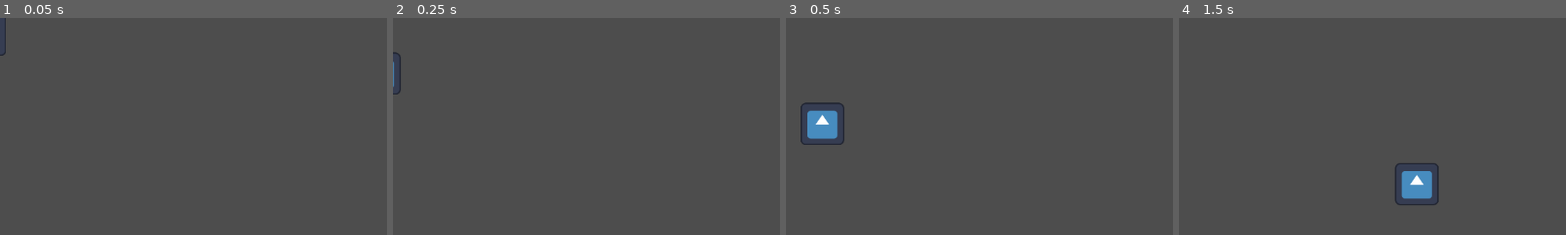
Above: before the commit, frames 1-4 (left to right).
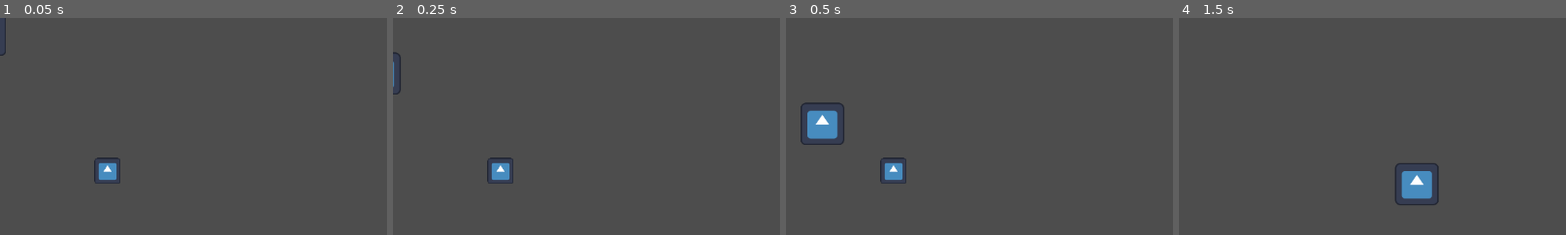
Above: after the commit, the same moments.

Repository: HalfdanBrage/nordicGame
Game: Godot game, scene res://Levels/test-level-0.tscn
Same seed, same stepped clock (60 frames per second), same inputs: the game is played once before the commit and once after it. The engine's default icon, where the game draws it, is replaced by a stand-in: a white triangle on a blue panel in a dark square.
Inputs:
- Up to frame 1 (0.05 s): no input
- Up to frame 2 (0.25 s): no input
- Up to frame 3 (0.5 s): no input
- Up to frame 4 (1.5 s): tap Space (shoot, bound only after the commit) at 0.6, 1.35 s
The pictures show only the part of the screen within x 15-65%, y 26-76%; the shares and areas given below are measured in that part.

The runs differ from the first frame. In frame 1, 0.5% of the frame differs, in the area x 24-32%, y 64-77%; in frame 2, 0.5%; in frame 3, 0.5%; in frame 4, nothing differs.

Commit message:
init player movement

Diff:
--- a/Entities/Bullet/Bullet.gd
+++ b/Entities/Bullet/Bullet.gd
@@ -1,6 +1,10 @@
 extends AnimatableBody2D
 
+
 var velocity: Vector2 = Vector2(-5, 5)
+
+func _ready():
+	Levelmanager._bullet = self
 
 # Called every frame. 'delta' is the elapsed time since the previous frame.
 func _physics_process(delta):
--- /dev/null
+++ b/Entities/player.gd
@@ -0,0 +1,12 @@
+extends Node2D
+
+
+func _ready():
+	Levelmanager._player = self
+
+func _input(event):
+	if Input.is_action_just_pressed("shoot"):
+		print("Space pressed")
+		position = Levelmanager._bullet.position
+		print("Player pos: " + str(Levelmanager._player.position.x) + ", " + str(Levelmanager._player.position.y))
+		print("Enemy pos: " + str(Levelmanager._bullet.position.x) + ", " + str(Levelmanager._bullet.position.y))
--- /dev/null
+++ b/Entities/player.tscn
@@ -0,0 +1,21 @@
+[gd_scene load_steps=4 format=3 uid="uid://cdqpvbpn81brl"]
+
+[ext_resource type="Texture2D" uid="uid://bnfcc2ttwo4yc" path="res://icon.svg" id="1_gcq63"]
+[ext_resource type="Script" path="res://Entities/player.gd" id="1_xfn0h"]
+
+[sub_resource type="RectangleShape2D" id="RectangleShape2D_min50"]
+size = Vector2(12, 12)
+
+[node name="Player" type="Node2D"]
+
+[node name="AnimatableBody2D" type="AnimatableBody2D" parent="."]
+script = ExtResource("1_xfn0h")
+
+[node name="Icon" type="Sprite2D" parent="AnimatableBody2D"]
+position = Vector2(0, -1)
+scale = Vector2(0.101562, 0.101562)
+texture = ExtResource("1_gcq63")
+
+[node name="CollisionShape2D" type="CollisionShape2D" parent="AnimatableBody2D"]
+position = Vector2(0, -1)
+shape = SubResource("RectangleShape2D_min50")
--- a/Levels/test-level-0.tscn
+++ b/Levels/test-level-0.tscn
@@ -1,6 +1,7 @@
-[gd_scene load_steps=6 format=3 uid="uid://bi4dpqmr6fykn"]
+[gd_scene load_steps=7 format=3 uid="uid://bi4dpqmr6fykn"]
 
 [ext_resource type="PackedScene" uid="uid://dan4nbcvh67tm" path="res://Entities/Bullet/Bullet.tscn" id="1_f36l1"]
+[ext_resource type="PackedScene" uid="uid://cdqpvbpn81brl" path="res://Entities/player.tscn" id="2_wk6ud"]
 
 [sub_resource type="RectangleShape2D" id="RectangleShape2D_s7y50"]
 size = Vector2(679.5, 58)
@@ -34,8 +35,16 @@
 position = Vector2(424.438, 55)
 shape = SubResource("RectangleShape2D_3x5e2")
 
-[node name="AnimatableBody2D" parent="." instance=ExtResource("1_f36l1")]
+[node name="Bullet" type="Node2D" parent="."]
+position = Vector2(157, 181)
+
+[node name="Bullet" parent="Bullet" instance=ExtResource("1_f36l1")]
+position = Vector2(0, 0)
 
 [node name="Panel" type="Panel" parent="."]
 offset_right = 820.0
 offset_bottom = 91.0
+
+[node name="Player" parent="." instance=ExtResource("2_wk6ud")]
+position = Vector2(330, 397)
+scale = Vector2(3, 3)
--- a/project.godot
+++ b/project.godot
@@ -14,3 +14,19 @@
 run/main_scene="res://Levels/test-level-0.tscn"
 config/features=PackedStringArray("4.2", "Forward Plus")
 config/icon="res://icon.svg"
+
+[autoload]
+
+Levelmanager="*res://singletons/levelmanager.gd"
+
+[input]
+
+shoot={
+"deadzone": 0.5,
+"events": [Object(InputEventKey,"resource_local_to_scene":false,"resource_name":"","device":0,"window_id":0,"alt_pressed":false,"shift_pressed":false,"ctrl_pressed":false,"meta_pressed":false,"pressed":false,"keycode":0,"physical_keycode":32,"key_label":0,"unicode":0,"echo":false,"script":null)
+]
+}
+
+[rendering]
+
+renderer/rendering_method="gl_compatibility"
--- /dev/null
+++ b/singletons/levelmanager.gd
@@ -0,0 +1,5 @@
+extends Node
+
+
+var _bullet
+var _player
